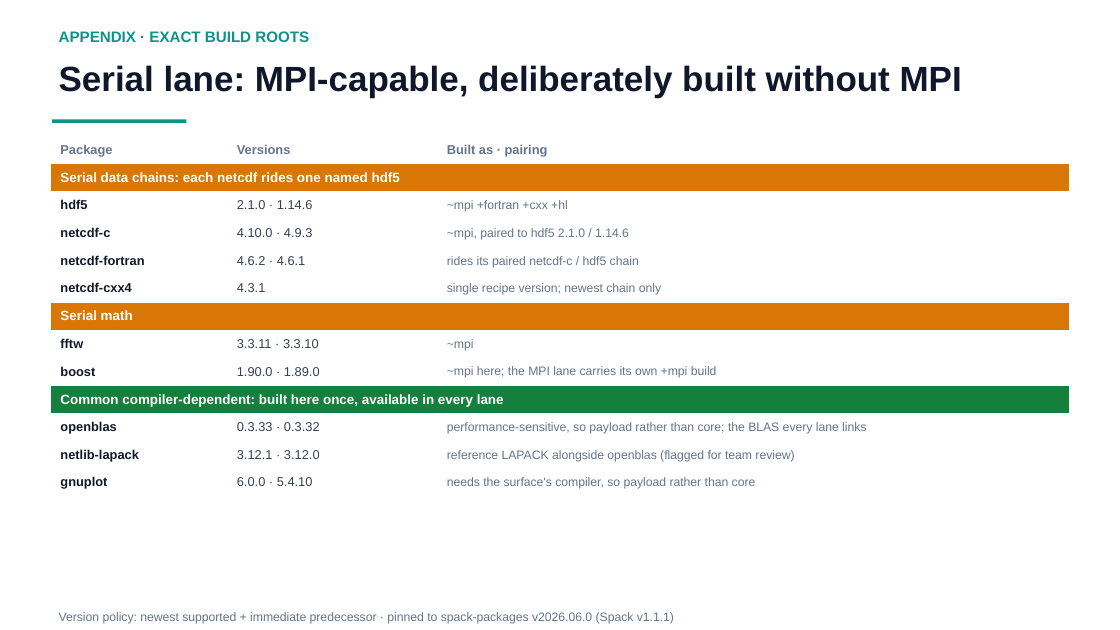
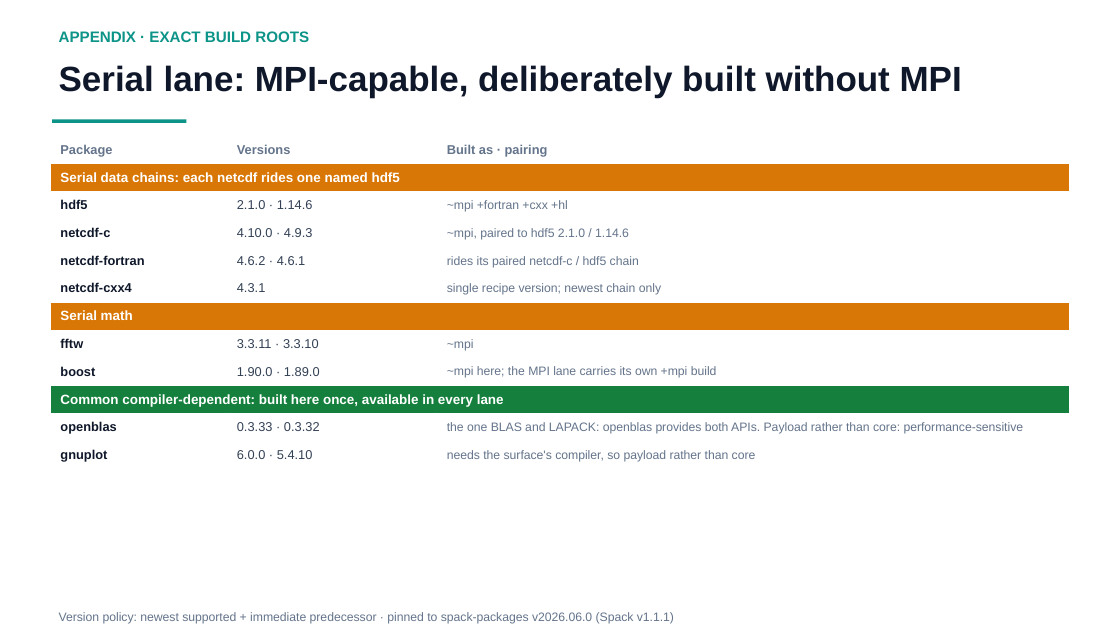
Before and after one commit to ray12514/stack-planning, a slide deck: slide 13 of presentations/cse_lanes_model.pptx. Drawn at 1120x630 pixels with LibreOffice and Linux fonts; fonts in the diff are those of the drawing. Boxes give left, top, right and bottom in pixels: in the first picture for what was removed or moved away, otherwise in the second. Text is boxed around its words. In the diff, an @@ line names an element or a change of style, - is before the commit and + after.

Commit message:
Record the OpenBLAS, ScaLAPACK, and TAU decisions
Rationale doc: netlib-lapack dropped (resolving the review it carried),
netlib-scalapack placed in the MPI lane, tau at one version with its own
GPU-lane build. Schema describes both GPU placeholders. Placement map
and deck appendix follow the roster; the open-questions slide loses the
two items now decided and reframes BLAS as the vendor-library question.

```diff
--- a/presentations/cse_lanes_model.pptx
+++ b/presentations/cse_lanes_model.pptx
@@ table at box(50, 136, 1070, 469) @@
-row 11: openblas | 0.3.33 · 0.3.32 | performance-sensitive, so payload rather than core; the BLAS every lane links
-row 12: netlib-lapack | 3.12.1 · 3.12.0 | reference LAPACK alongside openblas (flagged for team review)
+row 11: openblas | 0.3.33 · 0.3.32 | the one BLAS and LAPACK: openblas provides both APIs. Payload rather than core: performance-sensitive
```
Also in this commit, not shown: 3 other slides changed, 4 other files.
